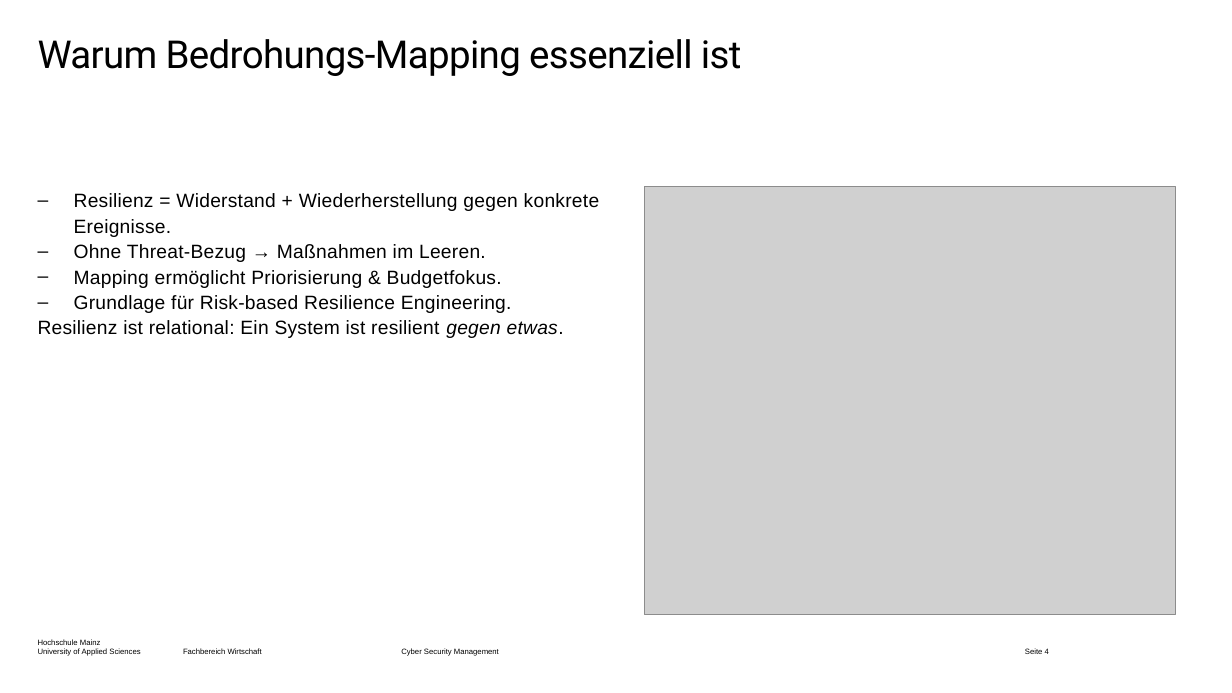
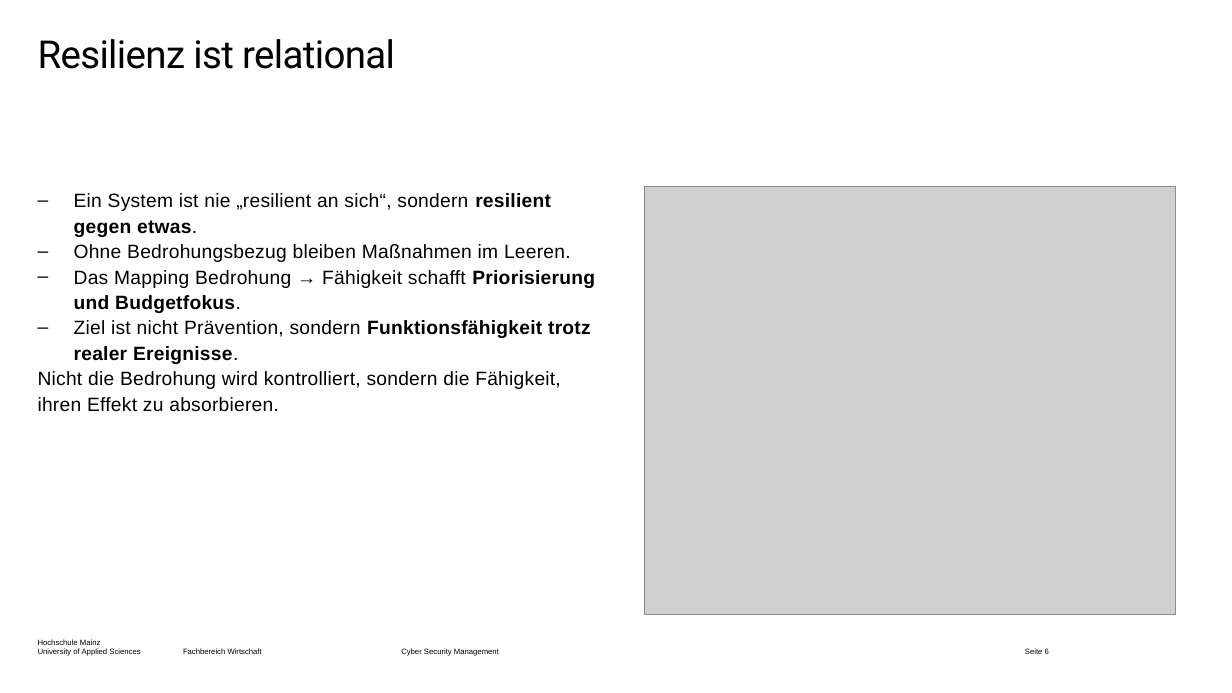
Before and after one commit to dlo-delphi/csm-cyber_resilienz-quarto, a slide deck: slide 6 of Präsentationen/Termin-04/_powerpoint/main.pptx (slide 4 before the commit). Drawn at 1232x693 pixels with LibreOffice and Linux fonts; fonts in the diff are those of the drawing; grey boxes stand for pictures; background and template pictures are left out. Boxes give left, top, right and bottom in pixels: in the first picture for what was removed or moved away, otherwise in the second. Text is boxed around its words. In the diff, an @@ line names an element or a change of style, - is before the commit and + after.

```diff
--- a/Präsentationen/Termin-04/_powerpoint/main.pptx
+++ b/Präsentationen/Termin-04/_powerpoint/main.pptx
@@ title at box(38, 39, 395, 69): text changed @@
-Warum Bedrohungs-Mapping essenziell ist
+Resilienz ist relational
@@ text at box(38, 193, 595, 412): text changed @@
-– Resilienz = Widerstand + Wiederherstellung gegen konkrete Ereignisse.
-– Ohne Threat-Bezug → Maßnahmen im Leeren.
-– Mapping ermöglicht Priorisierung & Budgetfokus.
-– Grundlage für Risk-based Resilience Engineering.
-Resilienz ist relational: Ein System ist resilient gegen etwas.
+– Ein System ist nie „resilient an sich“, sondern resilient gegen etwas.
+– Ohne Bedrohungsbezug bleiben Maßnahmen im Leeren.
+– Das Mapping Bedrohung → Fähigkeit schafft Priorisierung und Budgetfokus.
+– Ziel ist nicht Prävention, sondern Funktionsfähigkeit trotz realer Ereignisse.
+Nicht die Bedrohung wird kontrolliert, sondern die Fähigkeit, ihren Effekt zu absorbieren.
@@ page number at box(1025, 648, 1049, 654): text changed @@
-Seite 4
+Seite 6
```
Also in this commit, not shown: 11 other slides changed, 14 slides added, 2 slides removed, 59 other files.
